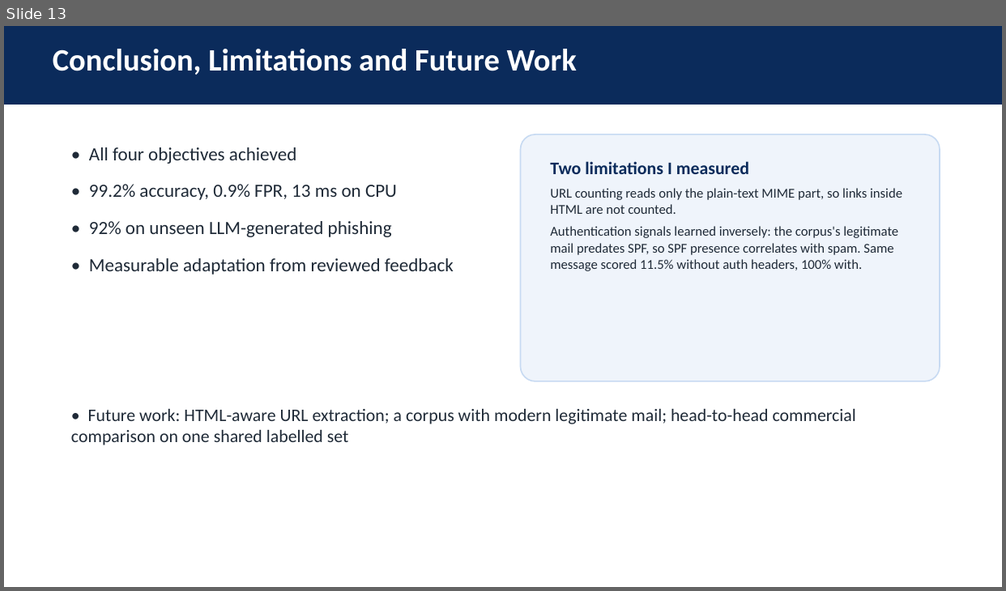
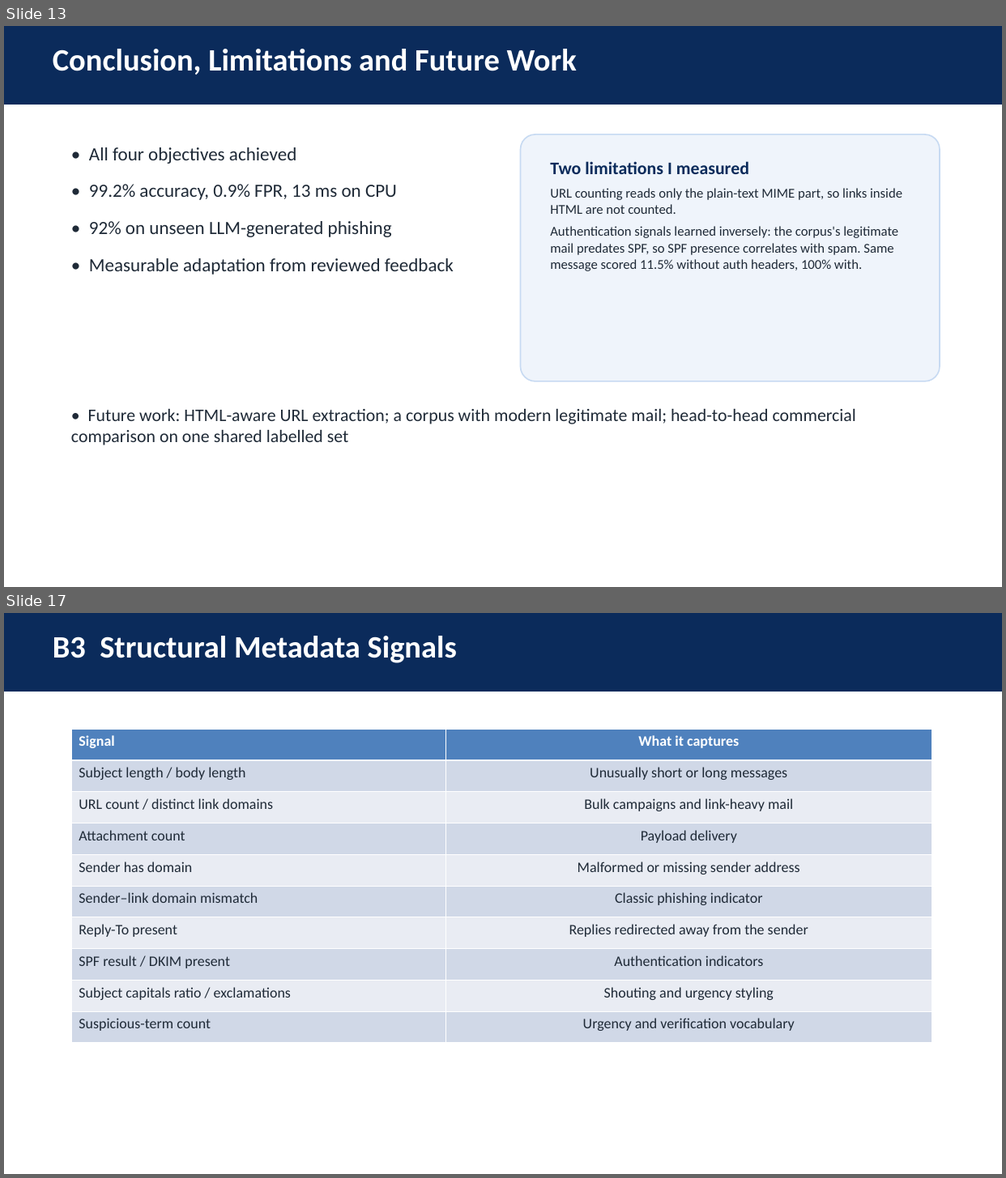
Before and after one commit to leegongyi2004-art/adaptive-email-spam-detection, a slide deck: reports/slides/fyp2_viva.pptx. Shown one above the other, each under a label of ours: slide 13 before the commit, slides 13 and 17 after it; the slides between them are not shown. The pictures are 1006x591 and 1006x1178 pixels, drawn with LibreOffice and Linux fonts; fonts in the diff are those of the drawing. Boxes give left, top, right and bottom in pixels: in the first picture for what was removed or moved away, otherwise in the second. Text is boxed around its words. In the diff, an @@ line names an element or a change of style, - is before the commit and + after.

```diff
--- a/reports/slides/fyp2_viva.pptx
+++ b/reports/slides/fyp2_viva.pptx
@@ slide 17 added at (4,613,1002,1174), background #FFFFFF @@
@@ rectangle added at (4,613,1002,692), fill #0B2B5B @@
@@ text added at (53,636,457,663), 30 pt, text #FFFFFF, bold @@
+B3 Structural Metadata Signals
@@ table added at (71,729,932,1043), 10 rows, 2 columns @@
+Signal | What it captures
+Subject length / body length | Unusually short or long messages
+URL count / distinct link domains | Bulk campaigns and link-heavy mail
+Attachment count | Payload delivery
+Sender has domain | Malformed or missing sender address
+Sender–link domain mismatch | Classic phishing indicator
+Reply-To present | Replies redirected away from the sender
+SPF result / DKIM present | Authentication indicators
+Subject capitals ratio / exclamations | Shouting and urgency styling
+Suspicious-term count | Urgency and verification vocabulary
```
Also in this commit, not shown: 1 slide changed, 6 other slides added, 1 other file.
